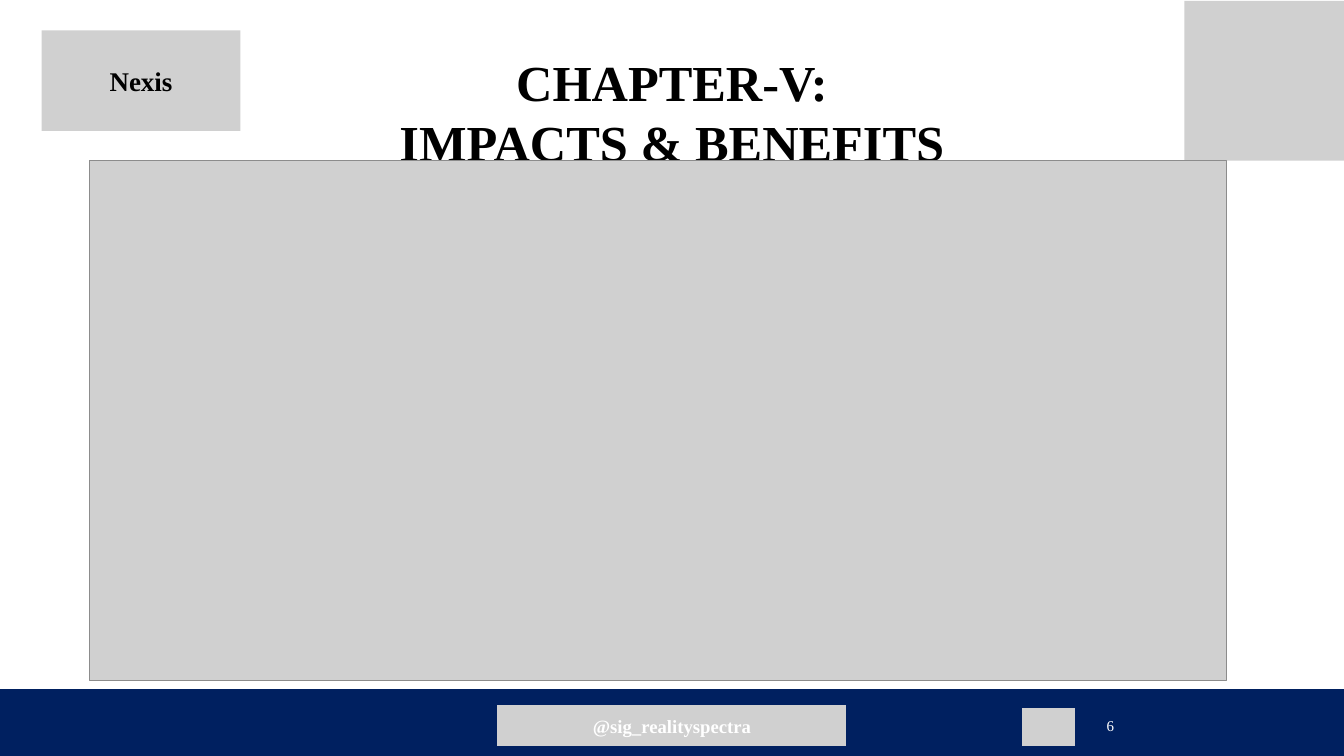
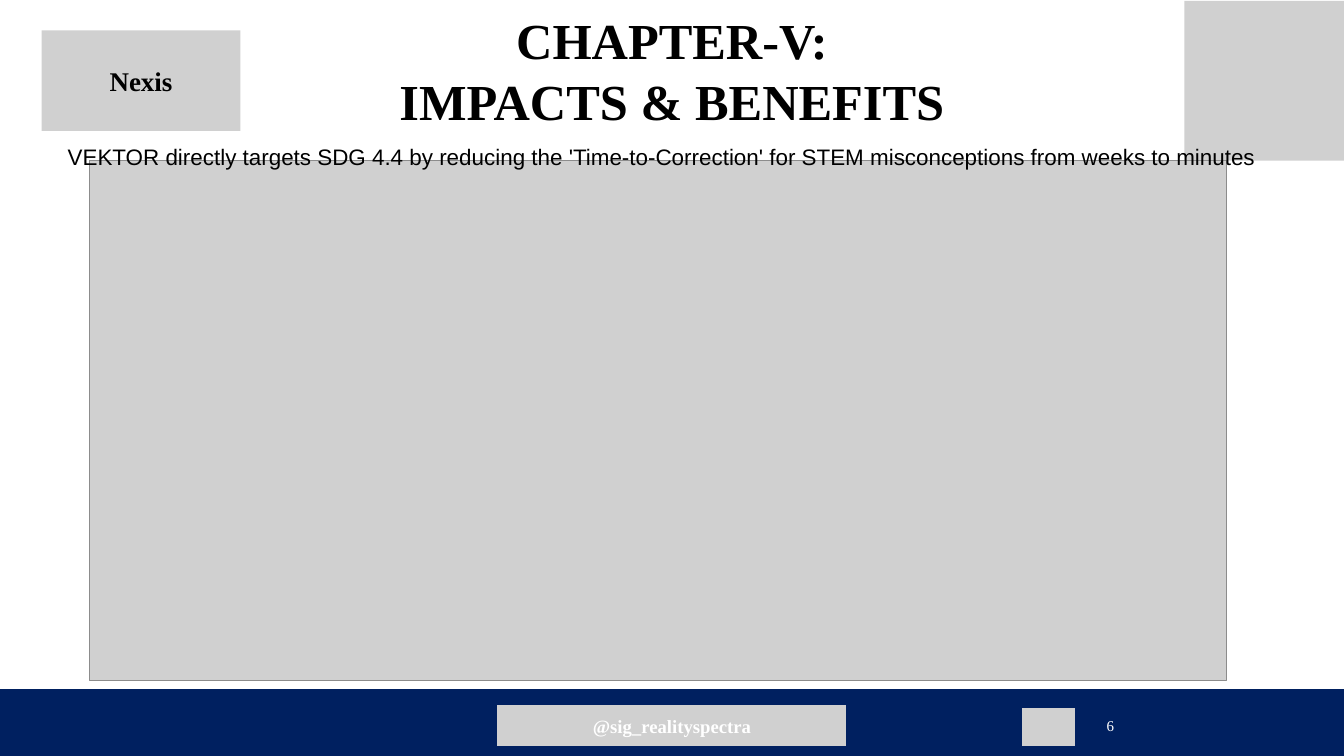
Before and after one commit to Sergiomarquina1111/VEKTOR-Inteligence, a slide deck: slide 6 of TESSERACT'26_PPT.pptx. Drawn at 1344x756 pixels with LibreOffice and Linux fonts; fonts in the diff are those of the drawing; grey boxes stand for pictures. Boxes give left, top, right and bottom in pixels: in the first picture for what was removed or moved away, otherwise in the second. Text is boxed around its words. In the diff, an @@ line names an element or a change of style, - is before the commit and + after.

```diff
--- a/TESSERACT'26_PPT.pptx
+++ b/TESSERACT'26_PPT.pptx
@@ text "CHAPTER-V: IMPACTS & BENEFITS": place and size @@
-text "CHAPTER-V: IMPACTS & BENEFITS" at [399,67,944,161]
+text "CHAPTER-V: IMPACTS & BENEFITS" at [399,25,944,121]
@@ text added at [68,147,1254,170], 24 pt, text #000000 @@
+VEKTOR directly targets SDG 4.4 by reducing the 'Time-to-Correction' for STEM misconceptions from weeks to minutes
```
Also in this commit, not shown: 3 other slides changed, 22 other files.
